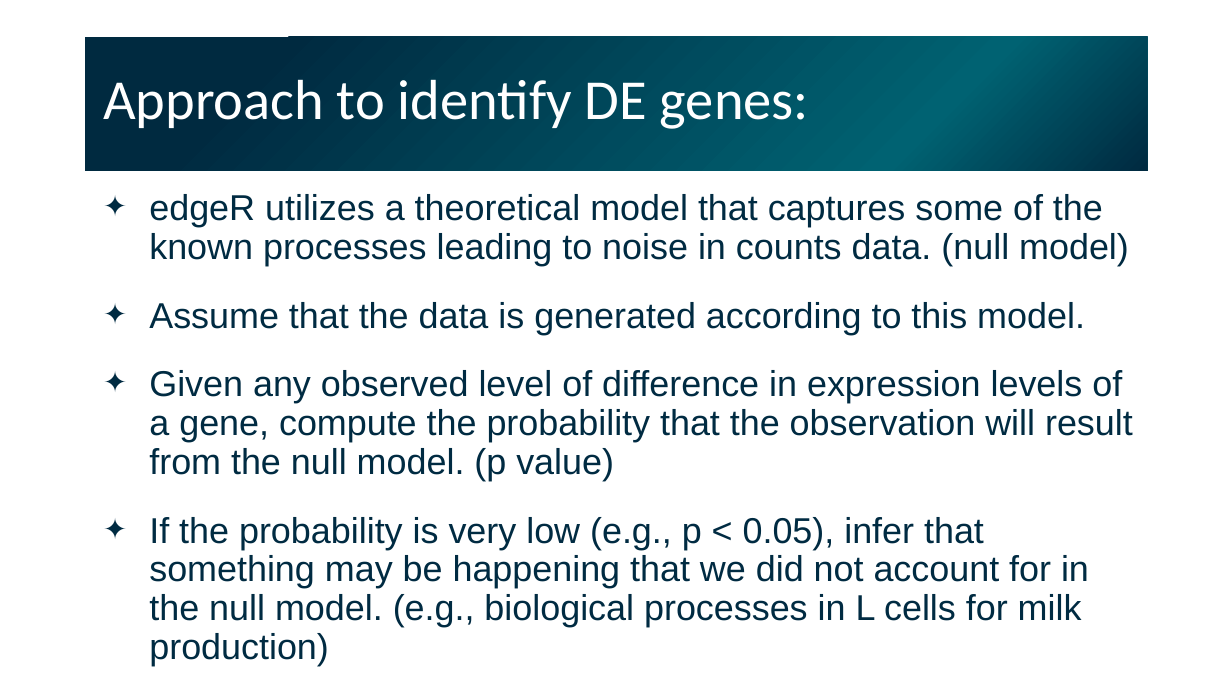
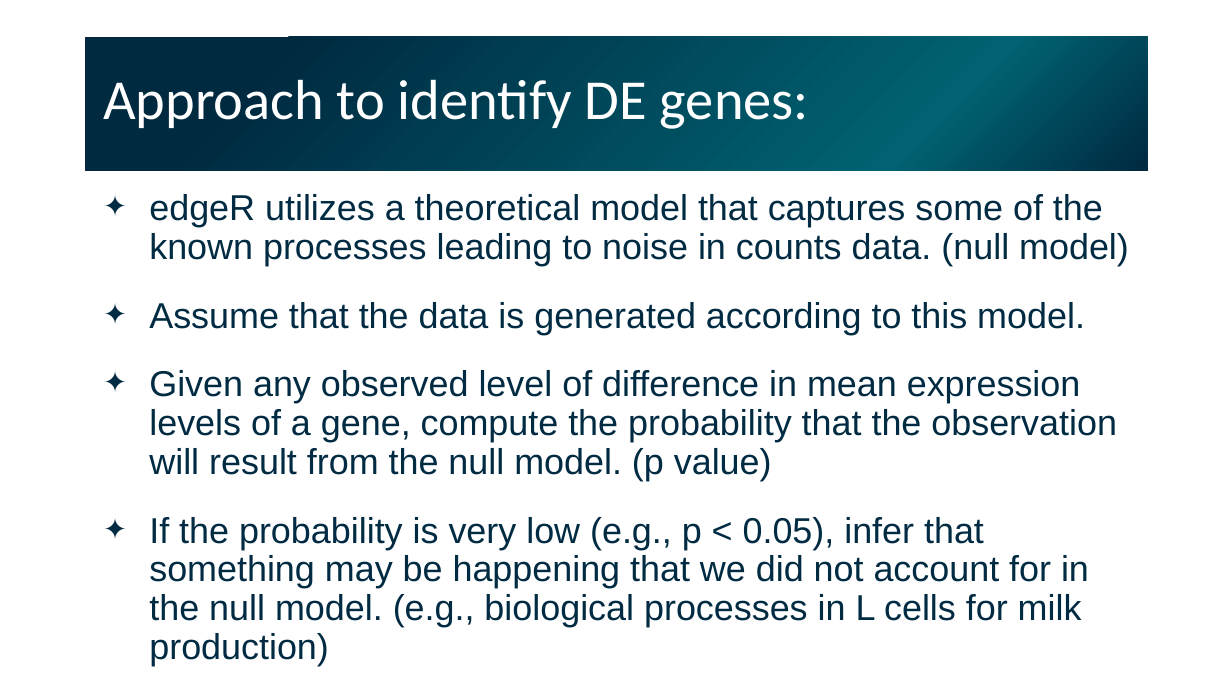
Before and after one commit to gladstone-institutes/Bioinformatics-Workshops, a slide deck: slide 11 of intermediate-r-rna-seq/Intermediate_RNA-seq.pptx. Drawn at 1232x693 pixels with LibreOffice and Linux fonts; fonts in the diff are those of the drawing. Boxes give left, top, right and bottom in pixels: in the first picture for what was removed or moved away, otherwise in the second. Text is boxed around its words. In the diff, an @@ line names an element or a change of style, - is before the commit and + after.

```diff
--- a/intermediate-r-rna-seq/Intermediate_RNA-seq.pptx
+++ b/intermediate-r-rna-seq/Intermediate_RNA-seq.pptx
@@ text at <box>149,370,1117,481</box>: text changed @@
-✦ Given any observed level of difference in expression levels of a gene, compute the probability that the observation will result from the null model. (p value)
+✦ Given any observed level of difference in mean expression levels of a gene, compute the probability that the observation will result from the null model. (p value)
```
Also in this commit, not shown: 5 slides added, 6 other files.
